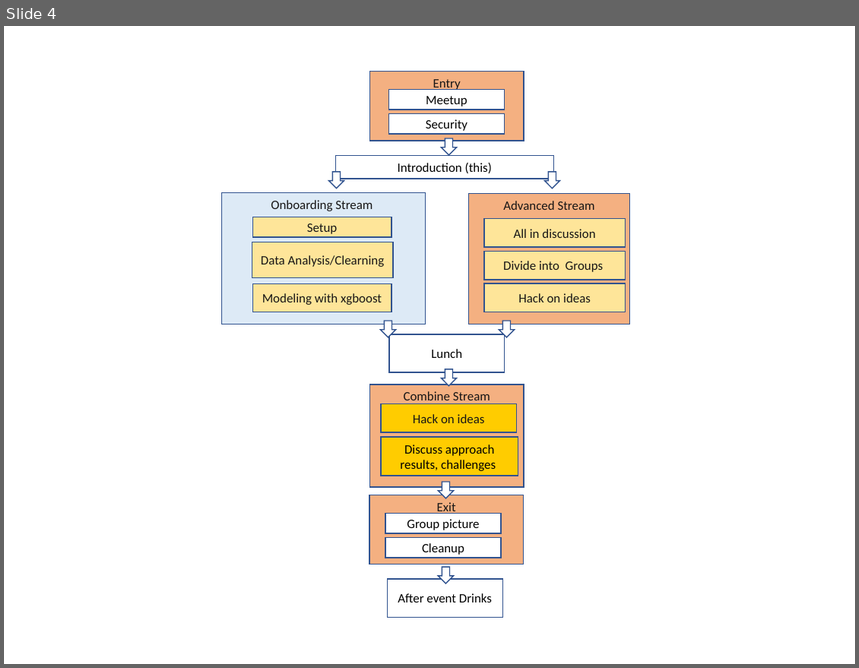
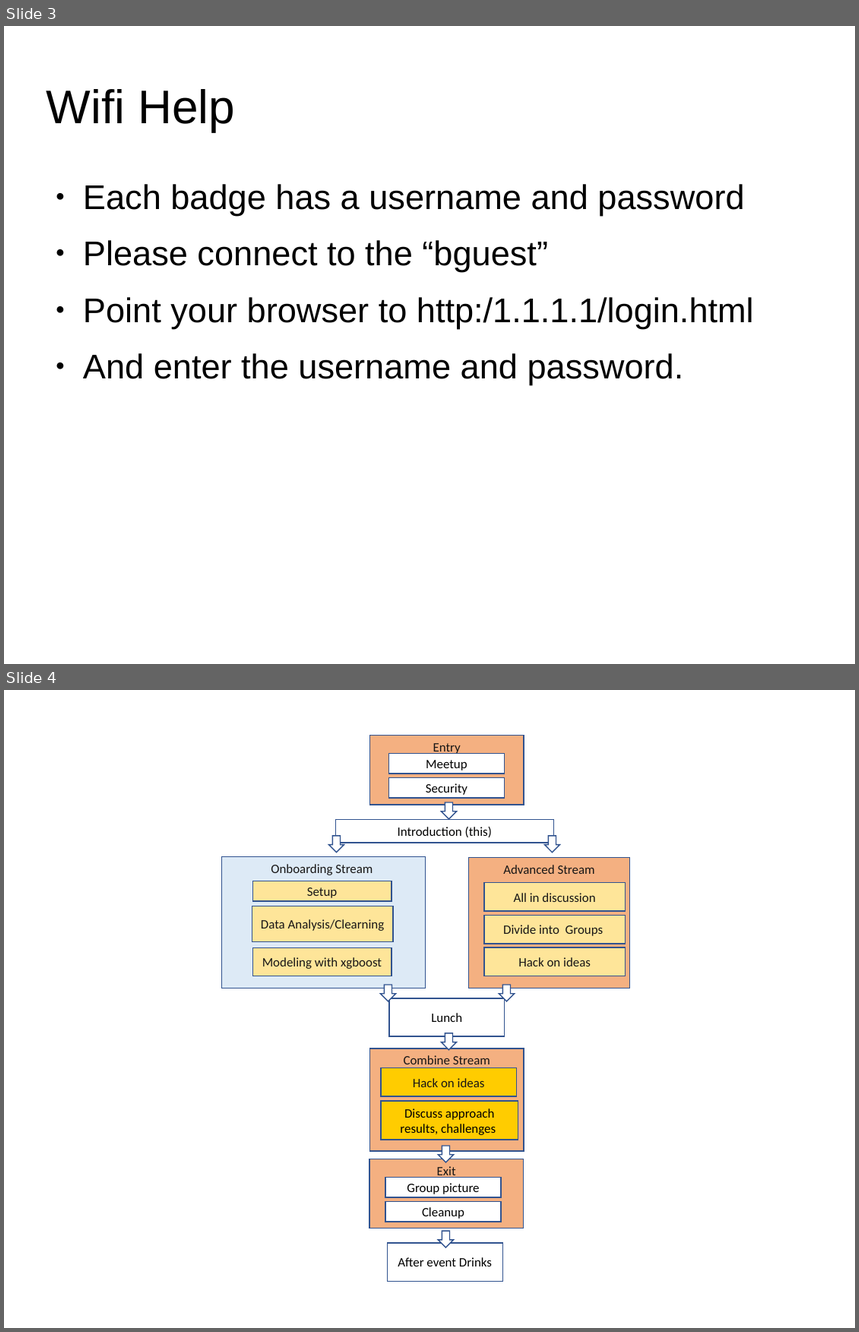
Before and after one commit to ashleysmart/mlgym, a slide deck: tuts/MLGym_Intro.odp. Shown one above the other, each under a label of ours: slide 4 before the commit, slides 3 and 4 after it. The pictures are 859x668 and 859x1332 pixels, drawn with LibreOffice and Linux fonts; fonts in the diff are those of the drawing. Boxes give left, top, right and bottom in pixels: in the first picture for what was removed or moved away, otherwise in the second. Text is boxed around its words. In the diff, an @@ line names an element or a change of style, - is before the commit and + after.

```diff
--- a/tuts/MLGym_Intro.odp
+++ b/tuts/MLGym_Intro.odp
@@ slide 3 added at [4,26,855,664], background #FFFFFF @@
@@ title added at [47,89,235,132], 44 pt, text #000000 @@
+Wifi Help
@@ text added at [83,184,754,385], 32 pt, text #000000 @@
+● Each badge has a username and password
+● Please connect to the “bguest”
+● Point your browser to http:/1.1.1.1/login.html
+● And enter the username and password.
```
Also in this commit, not shown: 3 slides changed, 1 slide removed, 3 other files.
